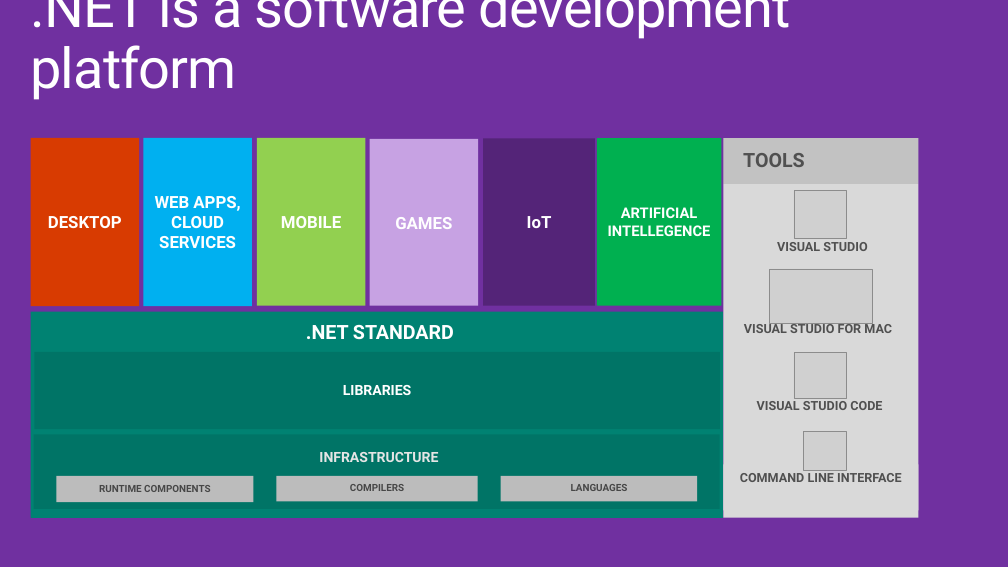
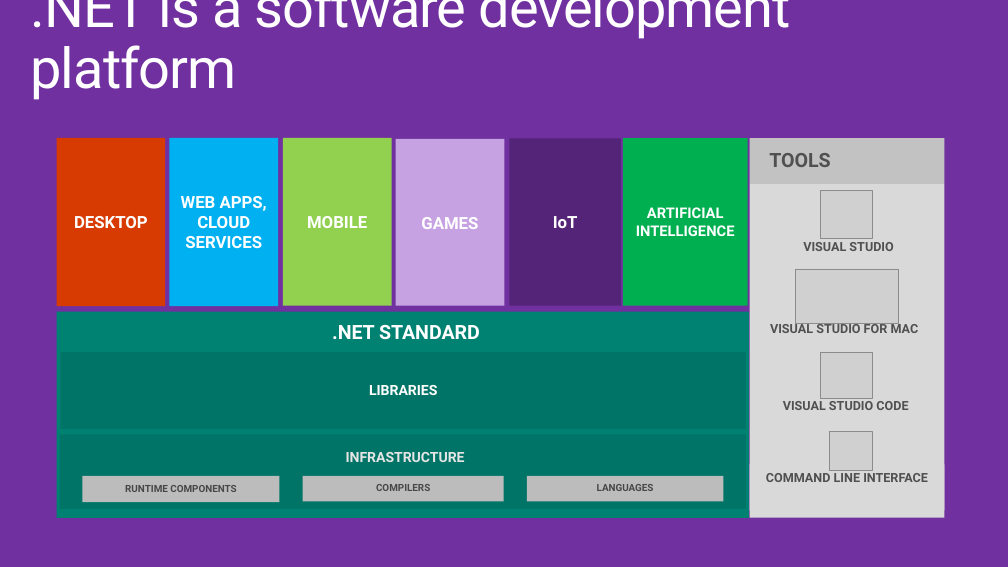
Before and after one commit to dotnet-presentations/home, a slide deck: slide 3 of WhatIsdotNET/WhatIsdotNET.pptx. Drawn at 1008x567 pixels with LibreOffice and Linux fonts; fonts in the diff are those of the drawing; grey boxes stand for pictures. Boxes give left, top, right and bottom in pixels: in the first picture for what was removed or moved away, otherwise in the second. Text is boxed around its words. In the diff, an @@ line names an element or a change of style, - is before the commit and + after.

```diff
--- a/WhatIsdotNET/WhatIsdotNET.pptx
+++ b/WhatIsdotNET/WhatIsdotNET.pptx
@@ 14 rectangles, 6 texts, 4 pictures: place and size @@
-14 rectangles, 6 texts, 4 pictures at (30,138,919,518)
+14 rectangles, 6 texts, 4 pictures at (57,138,945,518)
@@ text in rectangle at (636,207,735,236): text changed @@
-ARTIFICIAL INTELLEGENCE
+ARTIFICIAL INTELLIGENCE
```
Also in this commit, not shown: 2 other slides changed, 1 other file.
